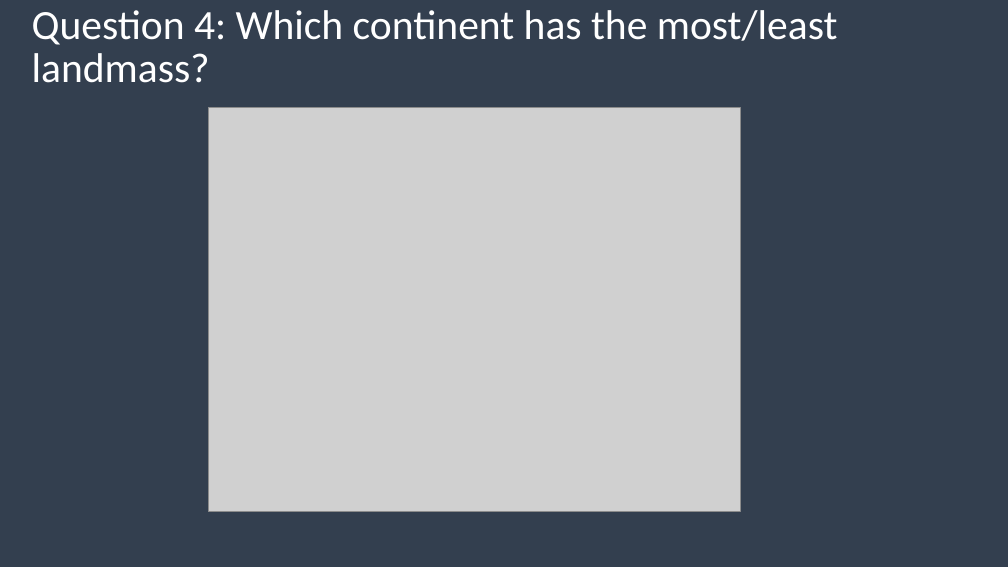
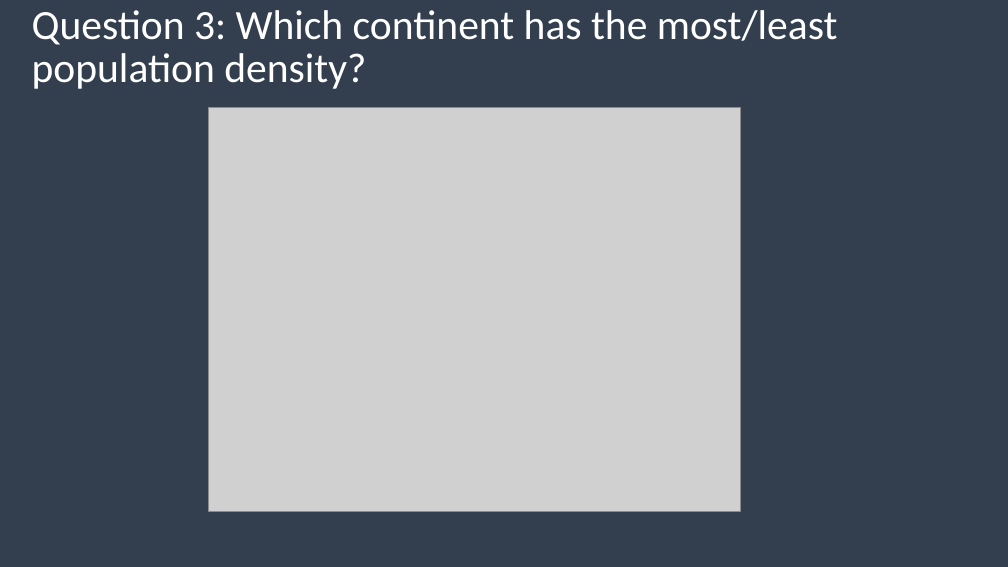
Before and after one commit to FaisalAlsaadi/2023-4516CSQR-FaisalAlsaadi, a slide deck: slide 18 of presentation.pptx. Drawn at 1008x567 pixels with LibreOffice and Linux fonts; fonts in the diff are those of the drawing; grey boxes stand for pictures. Boxes give left, top, right and bottom in pixels: in the first picture for what was removed or moved away, otherwise in the second. Text is boxed around its words. In the diff, an @@ line names an element or a change of style, - is before the commit and + after.

```diff
--- a/presentation.pptx
+++ b/presentation.pptx
@@ title at [32, 10, 838, 89]: text changed @@
-Question 4: Which continent has the most/least landmass?
+Question 3: Which continent has the most/least population density?
```
Also in this commit, not shown: 9 other slides changed, 2 slides added.
